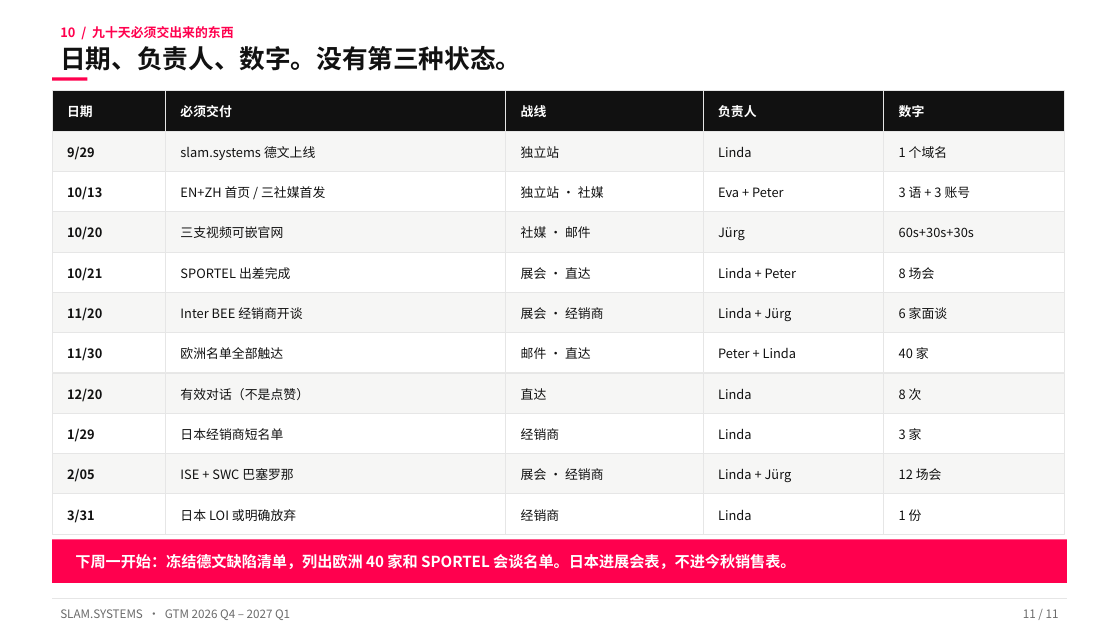
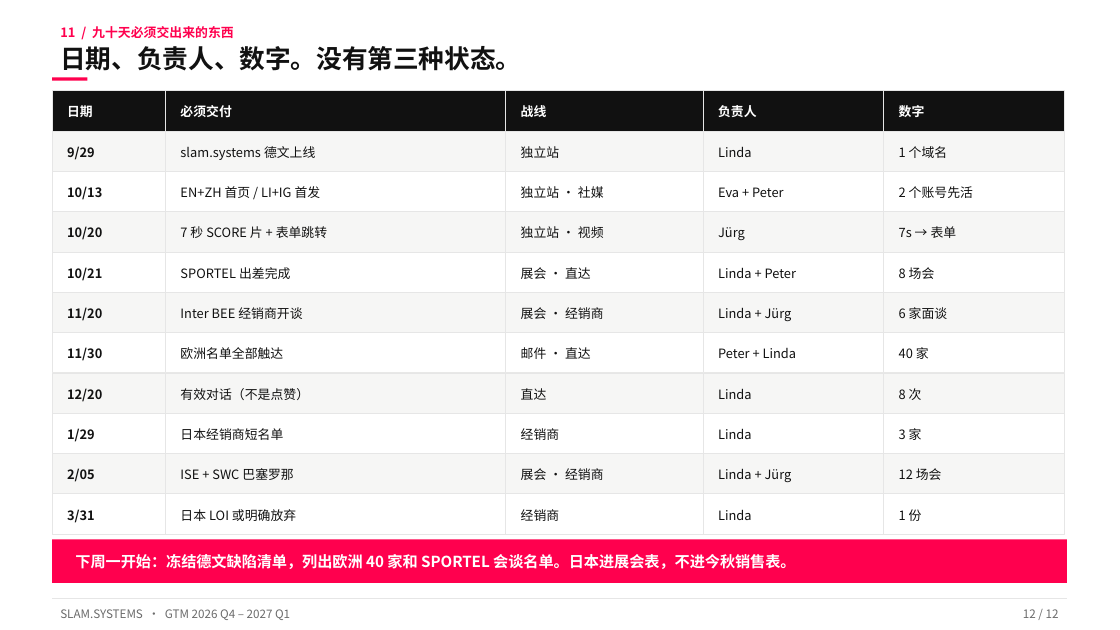
Before and after one commit to zhangcheng0688/AI_Find_Customer, a slide deck: slide 12 of gtm/SLAM.SYSTEMS_GTM_Plan_CN.pptx (slide 11 before the commit). Drawn at 1120x630 pixels with LibreOffice and Linux fonts; fonts in the diff are those of the drawing. Boxes give left, top, right and bottom in pixels: in the first picture for what was removed or moved away, otherwise in the second. Text is boxed around its words. In the diff, an @@ line names an element or a change of style, - is before the commit and + after.

```diff
--- a/gtm/SLAM.SYSTEMS_GTM_Plan_CN.pptx
+++ b/gtm/SLAM.SYSTEMS_GTM_Plan_CN.pptx
@@ text at [60,26,234,38]: text changed @@
-10 / 九十天必须交出来的东西
+11 / 九十天必须交出来的东西
@@ text at [180,186,321,198]: text changed @@
-EN+ZH 首页 / 三社媒首发
+EN+ZH 首页 / LI+IG 首发
@@ text at [899,186,973,198]: text changed @@
-3 语 + 3 账号
+2 个账号先活
@@ text at [180,226,327,238]: text changed @@
-三支视频可嵌官网
+7 秒 SCORE 片 + 表单跳转
@@ text at [521,226,604,238]: text changed @@
-社媒 · 邮件
+独立站 · 视频
@@ text at [899,226,957,238]: text changed @@
-60s+30s+30s
+7s → 表单
@@ text at [1023,609,1059,618]: text changed @@
-11 / 11
+12 / 12
```
Also in this commit, not shown: 9 other slides changed, 2 slides added, 1 slide removed, 38 other files.
